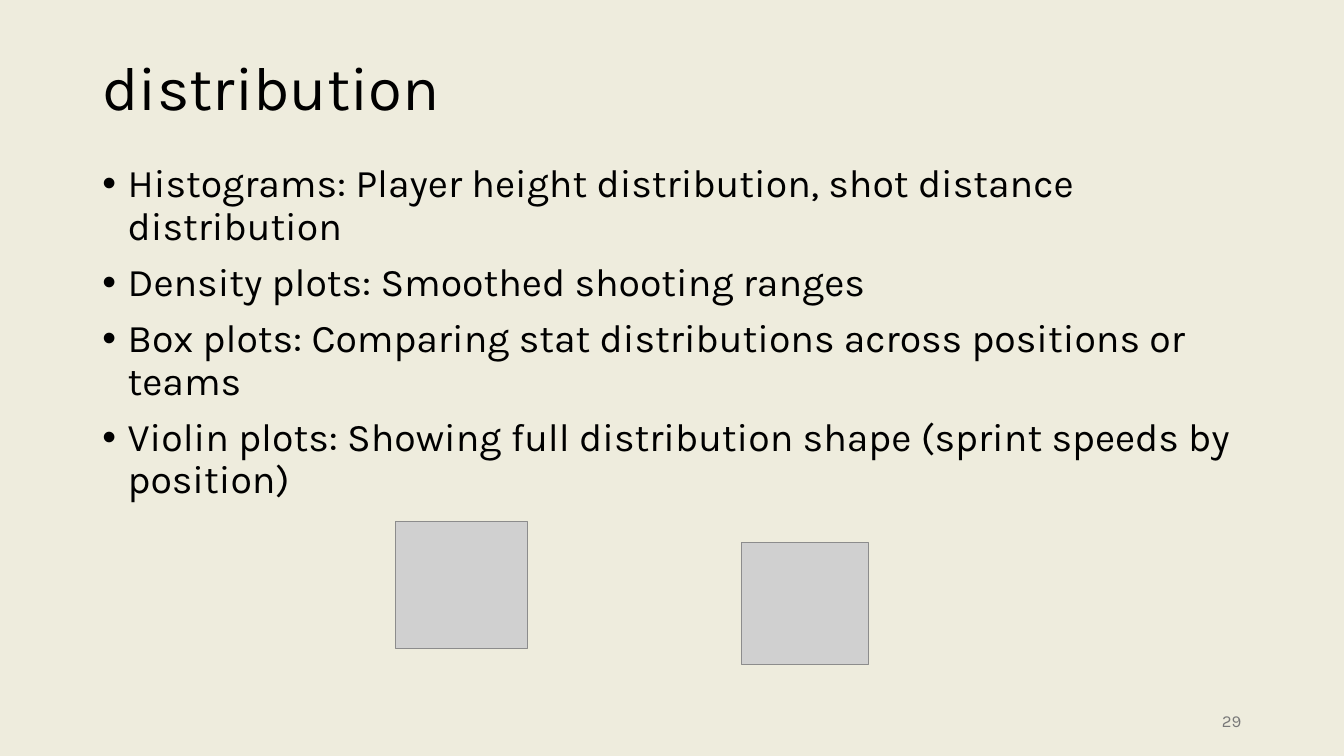
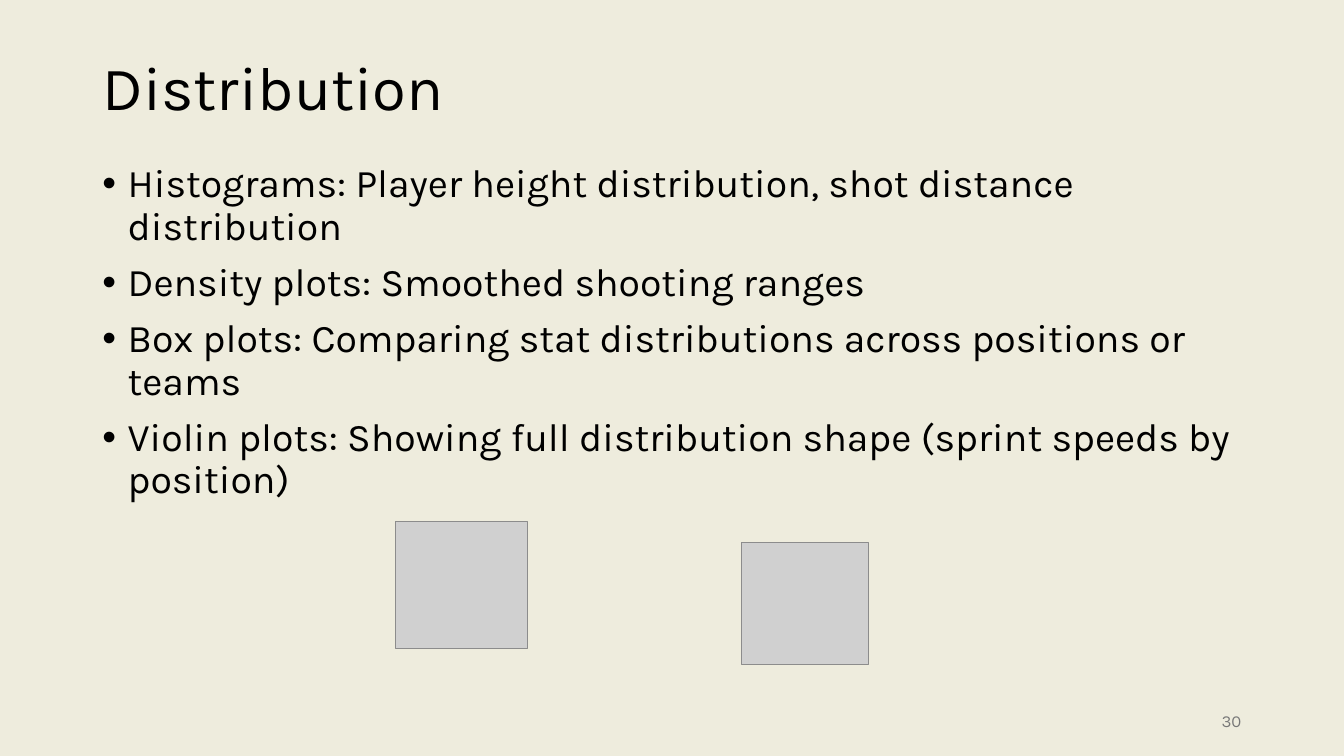
Before and after one commit to onishisaryu/HES-3000-Sports-Data-Analytics, a slide deck: slide 30 of pptx/Lecture7.pptx (slide 29 before the commit). Drawn at 1344x756 pixels with LibreOffice and Linux fonts; fonts in the diff are those of the drawing; grey boxes stand for pictures. Boxes give left, top, right and bottom in pixels: in the first picture for what was removed or moved away, otherwise in the second. Text is boxed around its words. In the diff, an @@ line names an element or a change of style, - is before the commit and + after.

```diff
--- a/pptx/Lecture7.pptx
+++ b/pptx/Lecture7.pptx
@@ title at <box>102,67,443,111</box>: text changed @@
-distribution
+Distribution
@@ page number at <box>1222,716,1242,727</box>: text changed @@
-29
+30
```
Also in this commit, not shown: 1 slide added, 1 slide removed, 2 other files.
